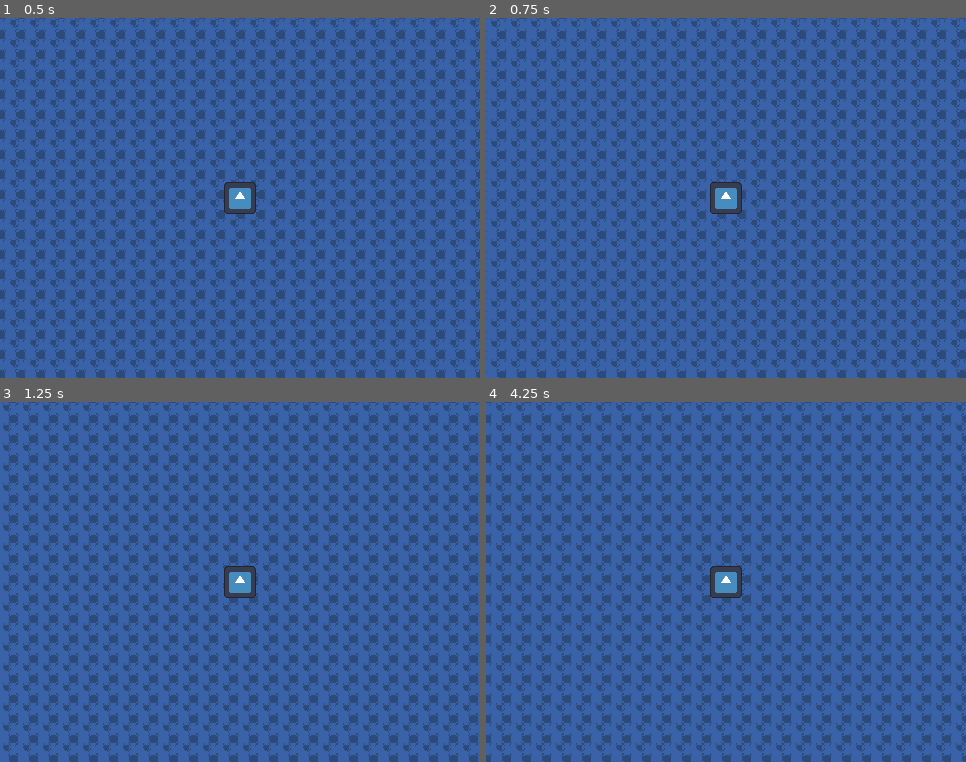
Above: before the commit, frames 1-4 (two rows, left to right).
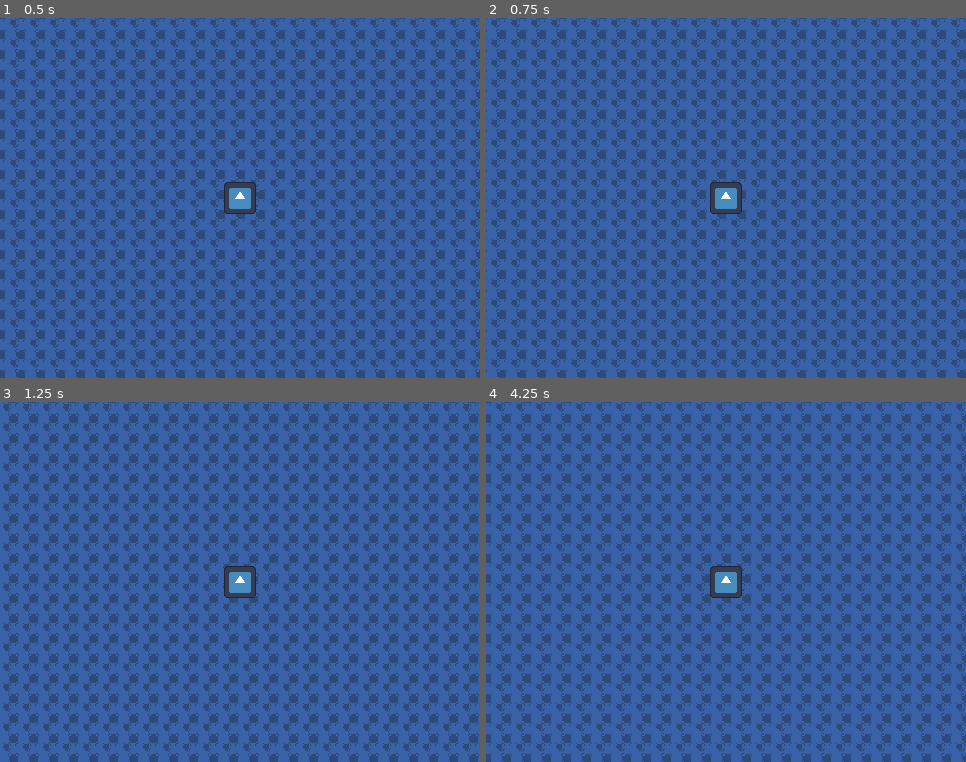
Above: after the commit, the same moments.

Repository: dundass/foghorn
Game: Godot game, scene res://levels/zones/test_zone.tscn
Same seed, same stepped clock (60 frames per second), same inputs: the game is played once before the commit and once after it. The engine's default icon, where the game draws it, is replaced by a stand-in: a white triangle on a blue panel in a dark square.
Inputs (mouse positions are in pixels of both pictures, inside the frame that each line leads up to):
- Up to frame 1 (0.5 s): no input
- Up to frame 2 (0.75 s): tap Enter (ui_accept) at 0.5 s; move the mouse to (831, 180) at 0.52 s; hold D (move_right) from 0.53 s (still down)
- Up to frame 3 (1.25 s): keep holding D (move_right); tap Enter (ui_accept) at 0.77 s
- Up to frame 4 (4.25 s): move the mouse to (630, 600) at 1.27 s; release D (move_right) at 1.28 s; hold S (move_down) 1.28-2.03 s; tap Enter (ui_accept) at 1.52, 3.02, 3.77 s; move the mouse to (774, 502) at 2.02 s; hold D (move_right) 2.03-2.78 s; move the mouse to (702, 654) at 2.77 s; hold W (move_up) 2.78-3.53 s; move the mouse to (870, 636) at 3.52 s; hold A (move_left) from 3.53 s (still down)

Frame 1 is identical in both runs. In frame 2, 3.4% of the frame differs, in the area x 0-50%, y 0-99%; in frame 3, 6.2%; in frame 4, 6.7%, in the area x 0-100%, y 0-99%.

Commit message:
fix zone sizes and update ocean base

Diff:
--- a/levels/base_level.tscn
+++ b/levels/base_level.tscn
@@ -12,10 +12,10 @@
 
 [node name="OceanRepeat" type="Sprite2D" parent="." unique_id=688161330]
 texture_repeat = 2
-position = Vector2(6000, -4096)
+position = Vector2(10000, -6000)
 texture = ExtResource("2_p5284")
 region_enabled = true
-region_rect = Rect2(0, 0, 12000, 8192)
+region_rect = Rect2(0, 0, 20000, 12000)
 
 [node name="TileMapLayer" type="TileMapLayer" parent="." unique_id=1256682455]
 
--- a/levels/zones/test_zone.tscn
+++ b/levels/zones/test_zone.tscn
@@ -34,31 +34,31 @@
 [ext_resource type="Resource" uid="uid://lslltkj06ysc" path="res://levels/islands/data/island_356_165.tres" id="34_l2g0d"]
 
 [sub_resource type="RectangleShape2D" id="RectangleShape2D_1bxe4"]
-size = Vector2(3472, 2360)
+size = Vector2(18579, 11437)
 
 [sub_resource type="RectangleShape2D" id="RectangleShape2D_2jmf3"]
-size = Vector2(3567, 1692)
+size = Vector2(20774, 11314)
 
 [sub_resource type="RectangleShape2D" id="RectangleShape2D_p0mkd"]
-size = Vector2(1932.5, 2932)
+size = Vector2(16150.5, 3717.5)
 
 [sub_resource type="RectangleShape2D" id="RectangleShape2D_v4588"]
-size = Vector2(1711.25, 2932)
+size = Vector2(21984, 15296)
 
 [sub_resource type="RectangleShape2D" id="RectangleShape2D_p6dhk"]
-size = Vector2(2230.625, 2932)
+size = Vector2(10769.656, 8911)
 
 [sub_resource type="RectangleShape2D" id="RectangleShape2D_l0ngr"]
-size = Vector2(4500, 1672)
+size = Vector2(11501, 9203)
 
 [sub_resource type="RectangleShape2D" id="RectangleShape2D_buq4y"]
-size = Vector2(3114, 1760)
+size = Vector2(16892, 9305)
 
 [sub_resource type="RectangleShape2D" id="RectangleShape2D_wpuyw"]
-size = Vector2(3984, 1726)
+size = Vector2(14199, 7444)
 
 [sub_resource type="RectangleShape2D" id="RectangleShape2D_yd54k"]
-size = Vector2(3984, 1726)
+size = Vector2(16731, 8490)
 
 [sub_resource type="CapsuleShape2D" id="CapsuleShape2D_t3s8h"]
 radius = 31.0
@@ -243,55 +243,55 @@
 [node name="Zone" type="Area2D" parent="ZoneBounds" unique_id=20394634]
 
 [node name="CollisionShape2D" type="CollisionShape2D" parent="ZoneBounds/Zone" unique_id=1782968893]
-position = Vector2(1723, -1182)
+position = Vector2(9276.5, -5720.5)
 shape = SubResource("RectangleShape2D_1bxe4")
 
 [node name="Zone2" type="Area2D" parent="ZoneBounds" unique_id=1737026959]
 
 [node name="CollisionShape2D" type="CollisionShape2D" parent="ZoneBounds/Zone2" unique_id=1060528308]
-position = Vector2(5280.5, -848)
+position = Vector2(29025, -5499)
 shape = SubResource("RectangleShape2D_2jmf3")
 
 [node name="Zone3" type="Area2D" parent="ZoneBounds" unique_id=908394938]
 
 [node name="CollisionShape2D" type="CollisionShape2D" parent="ZoneBounds/Zone3" unique_id=1293777824]
-position = Vector2(4453.75, -3161)
+position = Vector2(16112.25, -13226.75)
 shape = SubResource("RectangleShape2D_p0mkd")
 
 [node name="Zone4" type="Area2D" parent="ZoneBounds" unique_id=2071554691]
 
 [node name="CollisionShape2D" type="CollisionShape2D" parent="ZoneBounds/Zone4" unique_id=708503229]
-position = Vector2(2622.625, -3824)
+position = Vector2(19527, -22858)
 shape = SubResource("RectangleShape2D_v4588")
 
 [node name="Zone5" type="Area2D" parent="ZoneBounds" unique_id=1877104321]
 
 [node name="CollisionShape2D" type="CollisionShape2D" parent="ZoneBounds/Zone5" unique_id=538059358]
-position = Vector2(6564.3125, -3161)
+position = Vector2(36019.17, -18598)
 shape = SubResource("RectangleShape2D_p6dhk")
 
 [node name="Zone6" type="Area2D" parent="ZoneBounds" unique_id=1509514281]
 
 [node name="CollisionShape2D" type="CollisionShape2D" parent="ZoneBounds/Zone6" unique_id=1898742090]
-position = Vector2(6344, -5509)
+position = Vector2(36198.5, -27896.5)
 shape = SubResource("RectangleShape2D_l0ngr")
 
 [node name="Zone7" type="Area2D" parent="ZoneBounds" unique_id=602534168]
 
 [node name="CollisionShape2D" type="CollisionShape2D" parent="ZoneBounds/Zone7" unique_id=605577828]
-position = Vector2(10160, -5536)
+position = Vector2(50509, -27979.5)
 shape = SubResource("RectangleShape2D_buq4y")
 
 [node name="Zone8" type="Area2D" parent="ZoneBounds" unique_id=686095203]
 
 [node name="CollisionShape2D" type="CollisionShape2D" parent="ZoneBounds/Zone8" unique_id=1791396806]
-position = Vector2(9705, -3769)
+position = Vector2(49129.5, -19458)
 shape = SubResource("RectangleShape2D_wpuyw")
 
 [node name="Zone9" type="Area2D" parent="ZoneBounds" unique_id=529718057]
 
 [node name="CollisionShape2D" type="CollisionShape2D" parent="ZoneBounds/Zone9" unique_id=90848112]
-position = Vector2(9684, -2035)
+position = Vector2(47863.5, -9932)
 shape = SubResource("RectangleShape2D_yd54k")
 
 [node name="TileMapLayer" type="TileMapLayer" parent="." unique_id=101945178]
Binary file changed: levels/art/tilesets/foghorn-tileset-test.png
